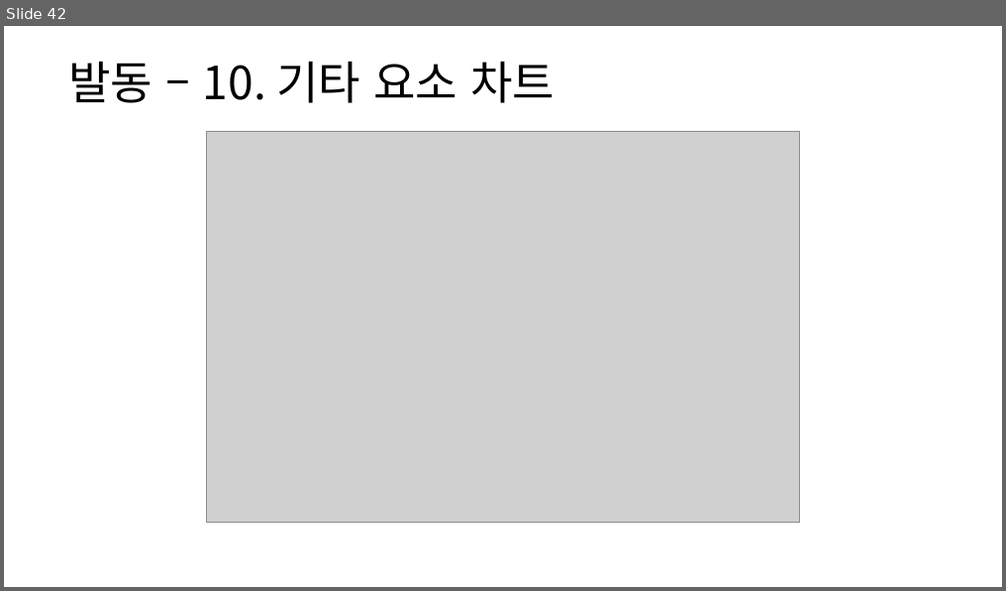
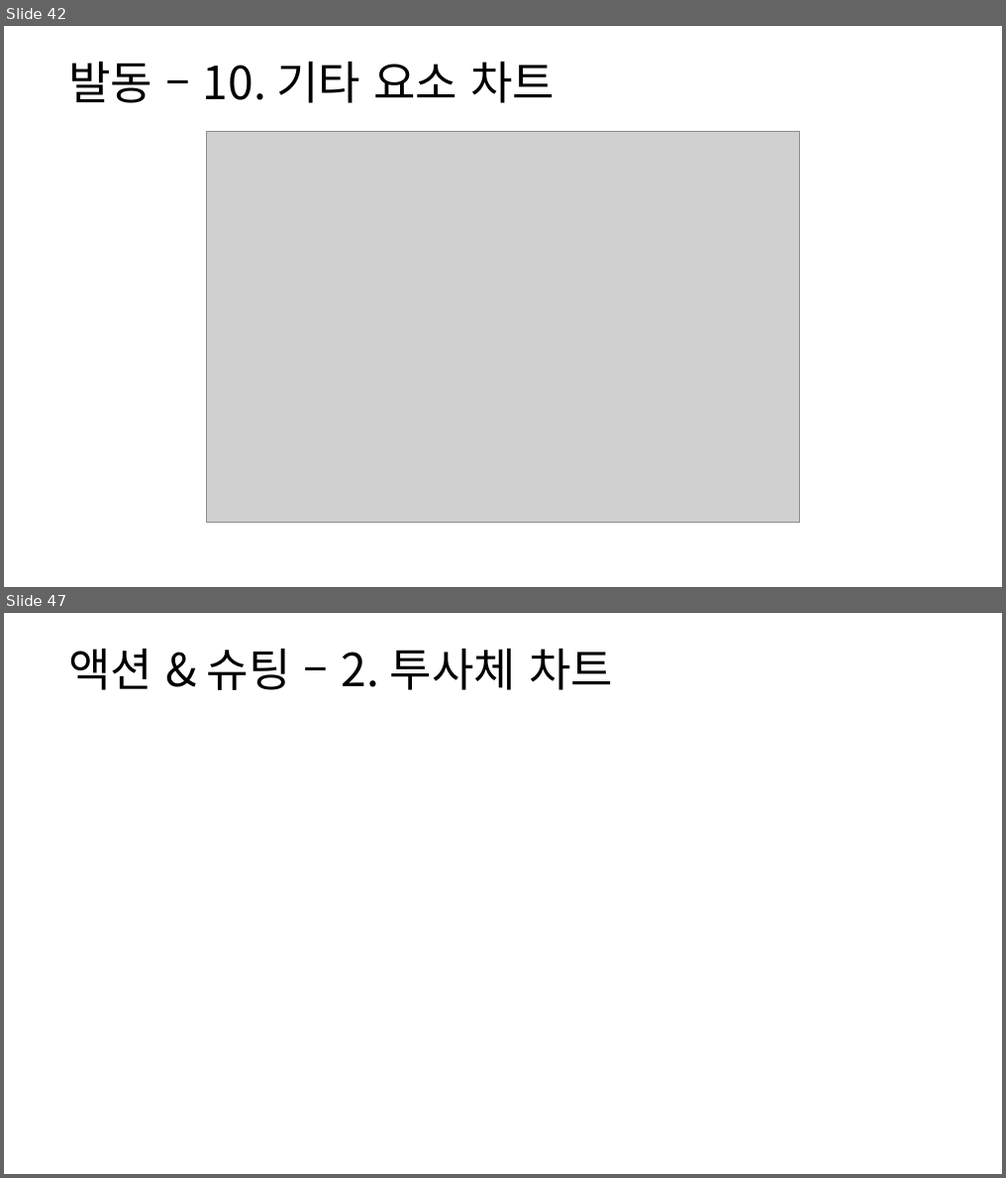
Before and after one commit to yjk0401/unityenginebasic_9th, a slide deck: 기획/방랑엽사전/스킬 시스템 기획서.pptx. Shown one above the other, each under a label of ours: slide 42 before the commit, slides 42 and 47 after it; the slides between them are not shown. The pictures are 1006x591 and 1006x1178 pixels, drawn with LibreOffice and Linux fonts; fonts in the diff are those of the drawing; grey boxes stand for pictures. Boxes give left, top, right and bottom in pixels: in the first picture for what was removed or moved away, otherwise in the second. Text is boxed around its words. In the diff, an @@ line names an element or a change of style, - is before the commit and + after.

```diff
--- a/기획/방랑엽사전/스킬 시스템 기획서.pptx
+++ b/기획/방랑엽사전/스킬 시스템 기획서.pptx
@@ slide 47 added at [4, 613, 1002, 1174], background #FFFFFF @@
@@ text added at [68, 648, 613, 690], 44 pt, text #000000 @@
+액션 & 슈팅 – 2. 투사체 차트
```
Also in this commit, not shown: 8 other slides added.
